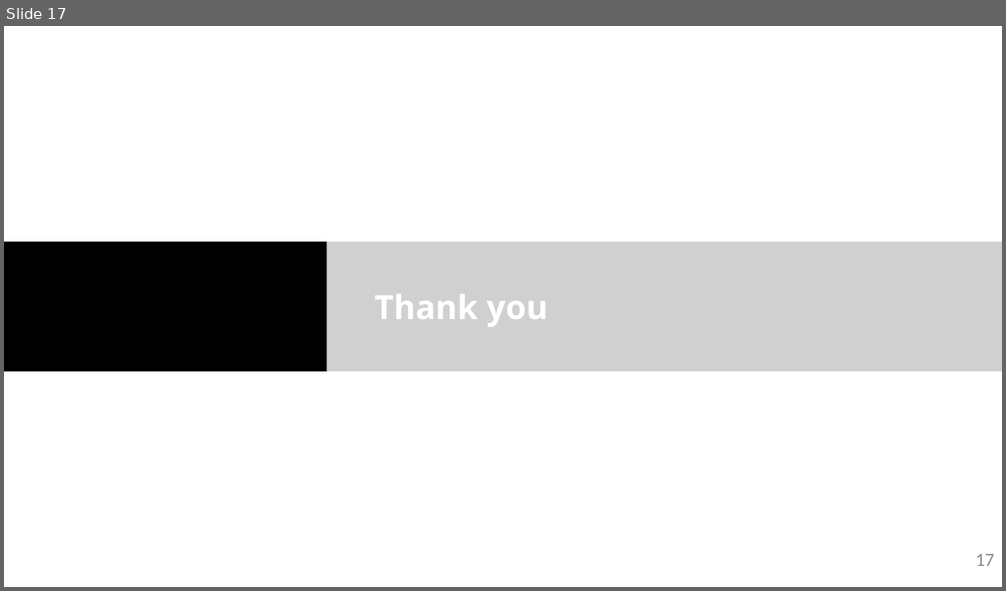
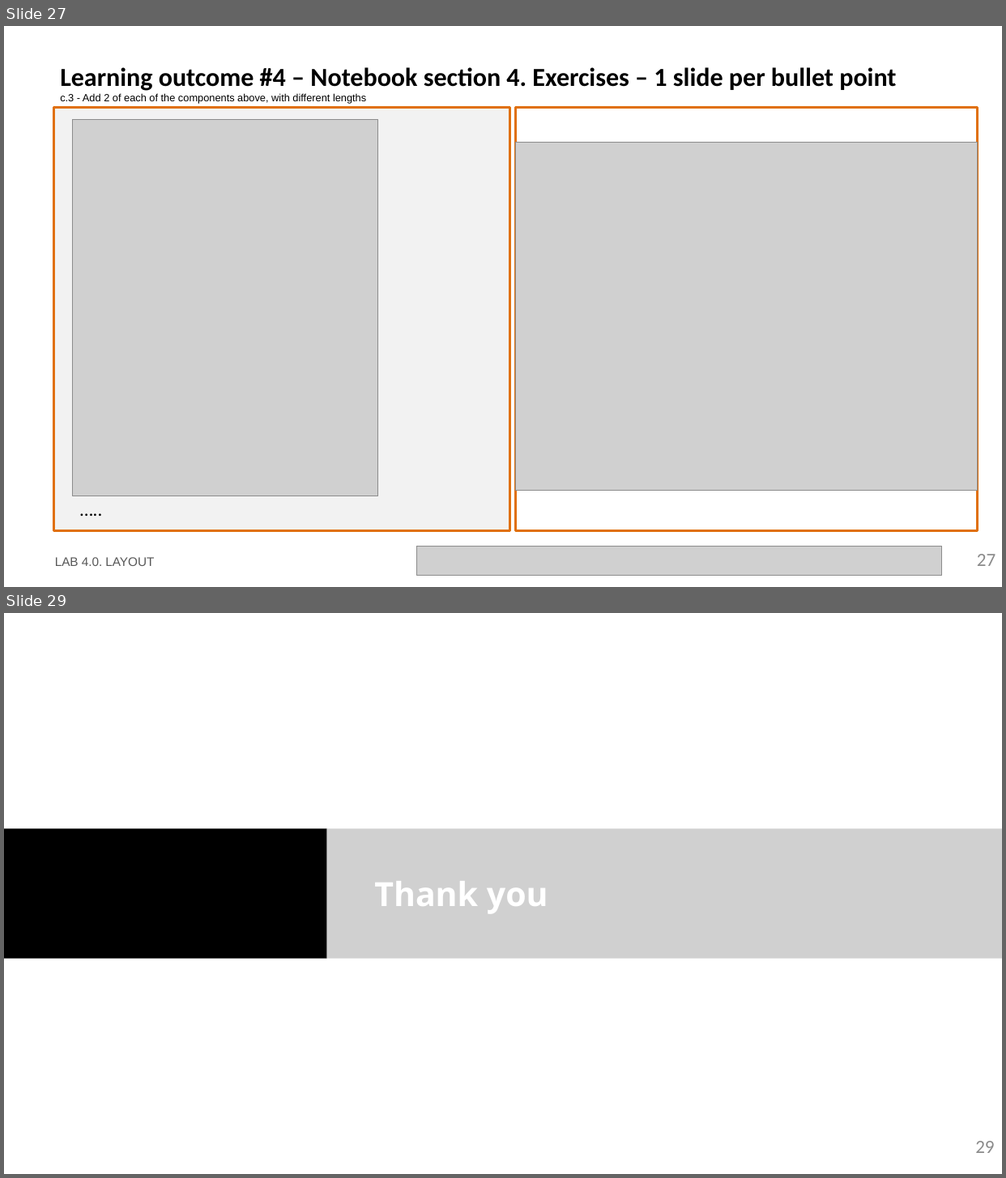
Before and after one commit to Japeacru/cifoin-lab4, a slide deck: LabBook_40.pptx. Shown one above the other, each under a label of ours: slide 17 before the commit, slides 27 and 29 after it; the slides between them are not shown. The pictures are 1006x591 and 1006x1178 pixels, drawn with LibreOffice and Linux fonts; fonts in the diff are those of the drawing; grey boxes stand for pictures; background and template pictures are left out. Boxes give left, top, right and bottom in pixels: in the first picture for what was removed or moved away, otherwise in the second. Text is boxed around its words. In the diff, an @@ line names an element or a change of style, - is before the commit and + after.

```diff
--- a/LabBook_40.pptx
+++ b/LabBook_40.pptx
@@ slide 27 added at [4,26,1002,587], background #FFFFFF @@
@@ title added at [60,67,896,109], 10 pt, text #000000 @@
+Learning outcome #4 – Notebook section 4. Exercises – 1 slide per bullet point
+c.3 - Add 2 of each of the components above, with different lengths
+- Connect all your components to the I/Os
@@ rectangle added at [54,107,510,531], fill #F2F2F2, outline #E0700D 2.25 pt @@
@@ picture added at [73,120,378,496] @@
@@ rectangle added at [515,107,978,531], outline #E0700D 2.25 pt @@
@@ picture added at [515,143,978,492] @@
@@ text added at [73,494,210,524], 18 pt, text #000000 @@
+…..
@@ text added at [55,557,154,566], 12 pt, text #585858 @@
+LAB 4.0. LAYOUT
@@ picture added at [417,546,942,576] @@
@@ page number added at [977,554,995,566], 18 pt, text #8C8C8C @@
+27
@@ what was slide 17 is now slide 29 @@
@@ page number at [975,1141,994,1153]: text changed @@
-17
+29
```
Also in this commit, not shown: 1 slide changed, 11 other slides added, 1 other file.
